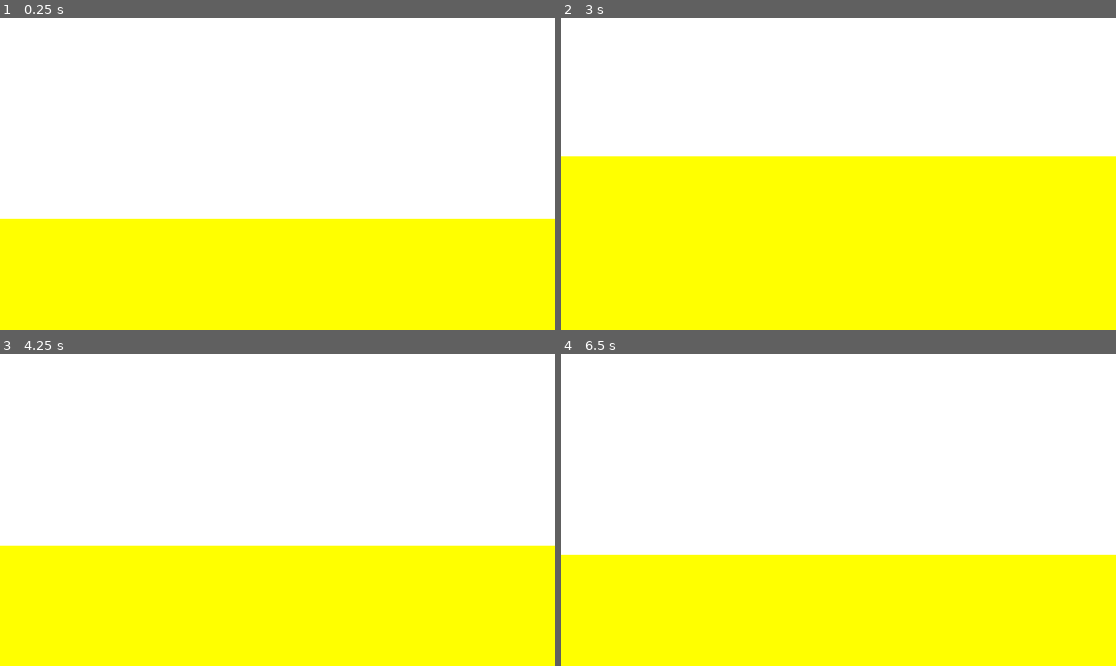
Above: before the commit, frames 1-4 (two rows, left to right).
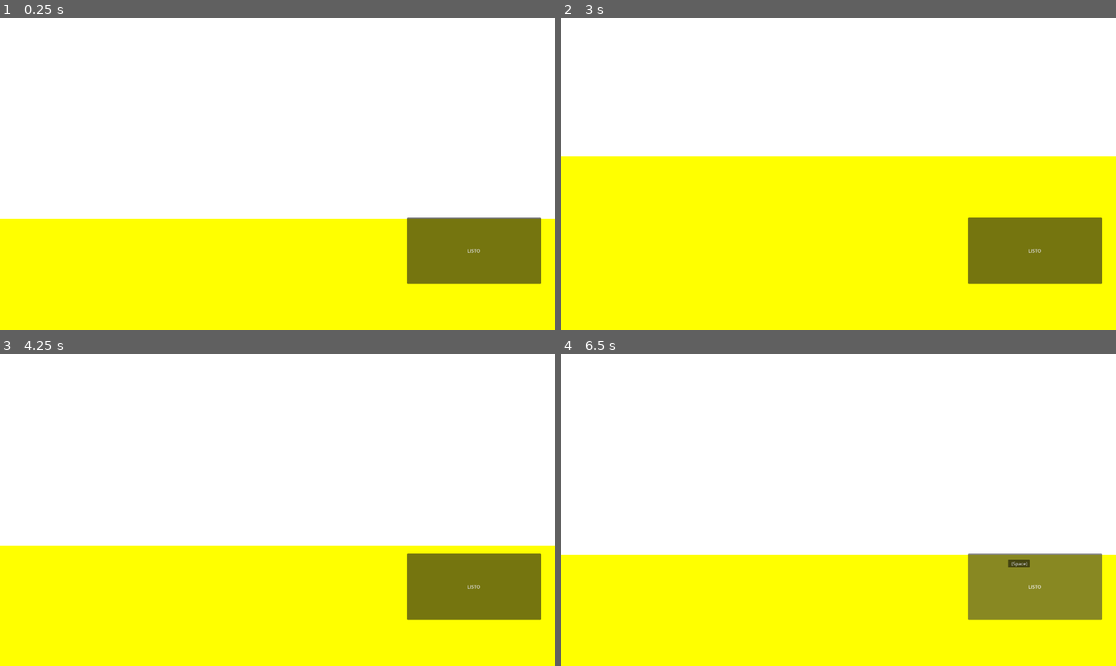
Above: after the commit, the same moments.

Repository: DonutEll/DosMasUnoEsUno
Game: Godot game, scene res://scenes/gnomePuzzle.tscn
Two runs of this game, one before a commit and one after it. Both use one fixed random seed, a clock stepped at 60 frames per second and the inputs below. The project has no main scene, so this scene is started directly.
Inputs (mouse positions are in pixels of both pictures, inside the frame that each line leads up to):
- Up to frame 1 (0.25 s): no input
- Up to frame 2 (3 s): click (1032, 252) at 0.5 s, where only the run after the commit has a clickable "LISTO"; click (1032, 252) at 1.25 s, where only the run after the commit has a clickable "LISTO"; click (1032, 252) at 2 s, where only the run after the commit has a clickable "LISTO"; tap Enter at 2.75 s; move the mouse to (838, 311) at 2.77 s
- Up to frame 3 (4.25 s): move the mouse to (277, 372) at 3.52 s
- Up to frame 4 (6.5 s): move the mouse to (894, 441) at 4.27 s; tap Space at 5 s; move the mouse to (810, 572) at 5.02 s; tap Enter at 5.75 s; move the mouse to (1005, 556) at 5.77 s

The runs differ from the first frame. In frame 1, 5.2% of the frame differs, in the area x 73-98%, y 63-86%; in frame 2, 5.2%; in frame 3, 5.2%; in frame 4, 5.2%.

Commit message:
:sparkles: Added "Ready" button
Ready button to submit the player choices and progress to next round (or retry in case of incorrect choice)

Diff:
--- a/scenes/camera2D.tscn
+++ b/scenes/camera2D.tscn
@@ -7,6 +7,15 @@
 
 [sub_resource type="RectangleShape2D" id="RectangleShape2D_s005v"]
 size = Vector2(1959, 125)
+
+[sub_resource type="InputEventKey" id="InputEventKey_07h46"]
+keycode = 32
+
+[sub_resource type="InputEventKey" id="InputEventKey_h3q1h"]
+keycode = 4194309
+
+[sub_resource type="Shortcut" id="Shortcut_psnsf"]
+events = [SubResource("InputEventKey_07h46"), SubResource("InputEventKey_h3q1h")]
 
 [node name="Camera2D" type="Camera2D" unique_id=307267164]
 anchor_mode = 0
@@ -27,7 +36,17 @@
 shape = SubResource("RectangleShape2D_s005v")
 metadata/_edit_lock_ = true
 
+[node name="ReadyButton" type="Button" parent="." unique_id=1487466670]
+offset_left = 1408.0
+offset_top = 691.0
+offset_right = 1872.0
+offset_bottom = 920.0
+shortcut = SubResource("Shortcut_psnsf")
+text = "LISTO
+"
+
 [connection signal="mouse_entered" from="ScrollDownArea" to="." method="_on_scroll_down_area_mouse_entered"]
 [connection signal="mouse_exited" from="ScrollDownArea" to="." method="_on_scroll_down_area_mouse_exited"]
 [connection signal="mouse_entered" from="ScrollUpArea" to="." method="_on_scroll_up_area_mouse_entered"]
 [connection signal="mouse_exited" from="ScrollUpArea" to="." method="_on_scroll_up_area_mouse_exited"]
+[connection signal="pressed" from="ReadyButton" to="." method="_on_ready_button_pressed"]
--- a/scripts/camera_2d.gd
+++ b/scripts/camera_2d.gd
@@ -29,6 +29,11 @@
 	movingUp = false
 
 
+func _on_ready_button_pressed():
+	print("botón")
+
+
+
 func cameraScrollDown():
 	if not movingDown:
 		return
